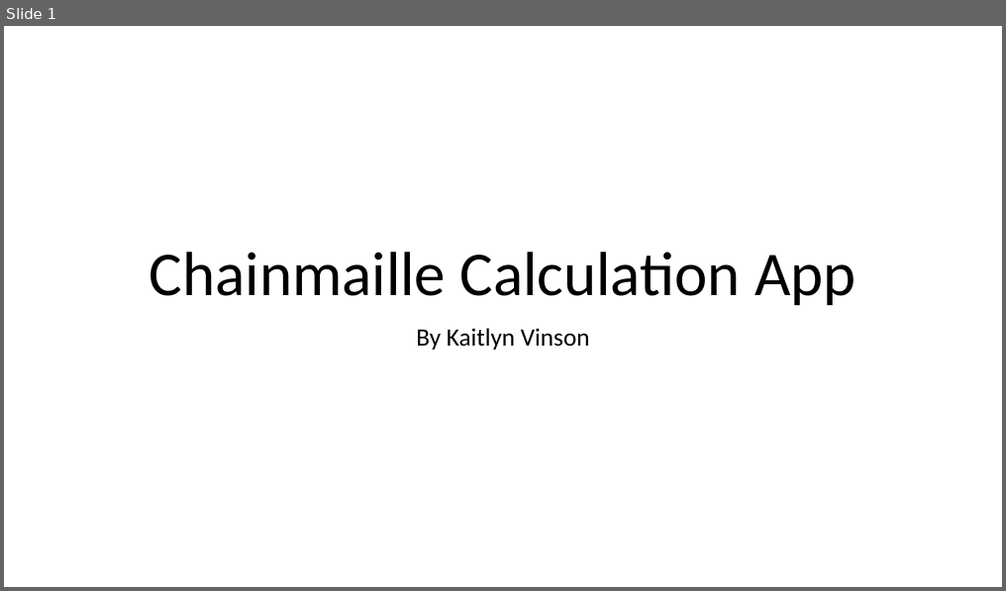
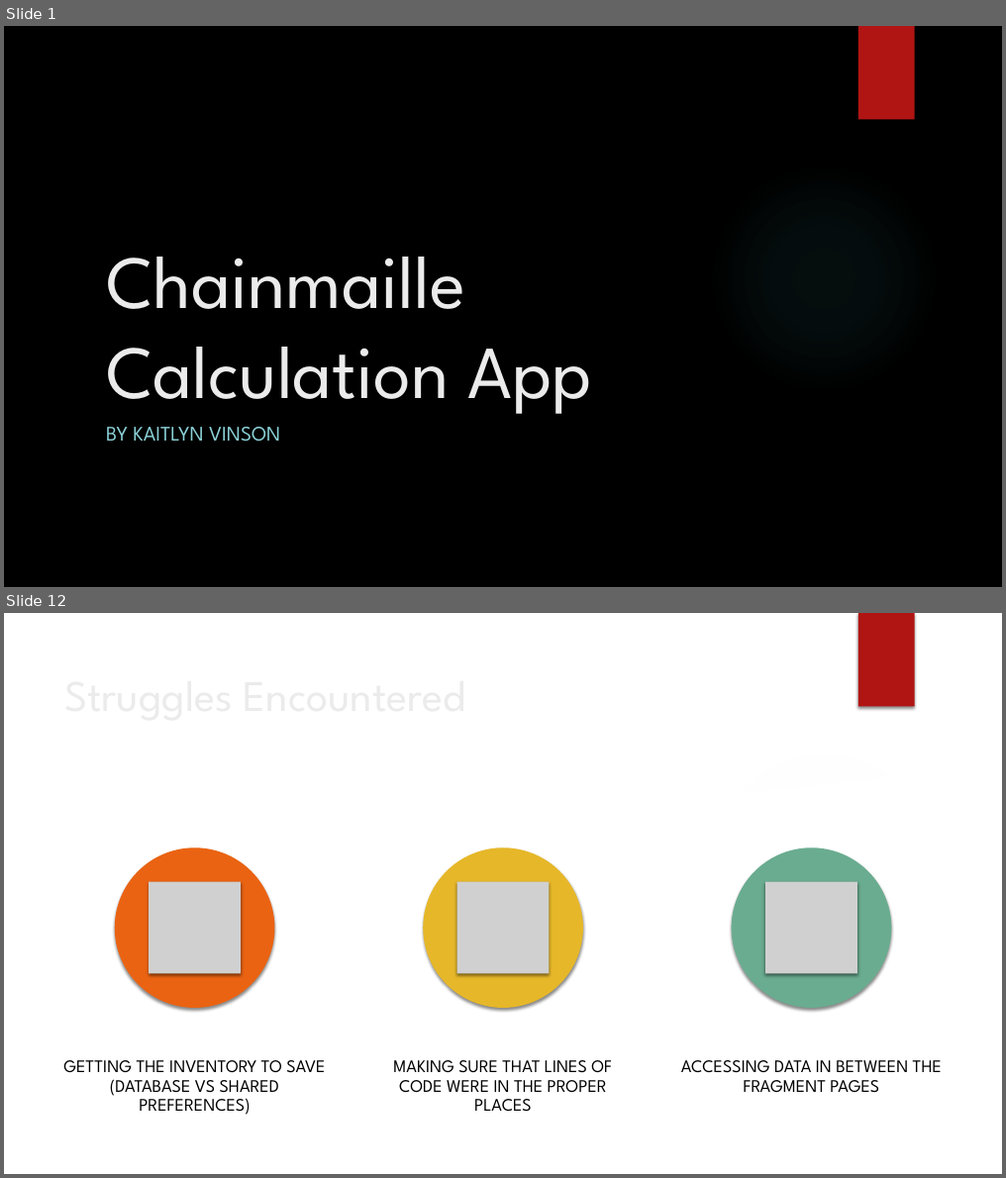
Before and after one commit to kate199696/SeniorProject, a slide deck: presentation/designpres.pptx. Shown one above the other, each under a label of ours: slide 1 before the commit, slides 1 and 12 after it; the slides between them are not shown. The pictures are 1006x591 and 1006x1178 pixels, drawn with LibreOffice and Linux fonts; fonts in the diff are those of the drawing; grey boxes stand for pictures; background and template pictures are left out. Boxes give left, top, right and bottom in pixels: in the first picture for what was removed or moved away, otherwise in the second. Text is boxed around its words. In the diff, an @@ line names an element or a change of style, - is before the commit and + after.

```diff
--- a/presentation/designpres.pptx
+++ b/presentation/designpres.pptx
@@ slide 12 added at (4, 613, 1002, 1174), background picture (left out) @@
@@ rectangle added at (858, 613, 915, 707), fill #B01513 @@
@@ title added at (57, 664, 815, 748), 42 pt, text #EBEBEB @@
+Struggles Encountered
@@ freeform shape added at (4, 758, 1002, 1174), fill #FFFFFF @@
@@ ellipse added at (709, 750, 939, 980), fill gradient #F3F3F3 @@
@@ freeform shape added at (718, 733, 1002, 800), fill #FFFFFF at 20% opacity @@
@@ group added at (63, 848, 942, 1115): 3 ellipses, 3 pictures, 3 texts @@
+GETTING THE INVENTORY TO SAVE (DATABASE VS SHARED PREFERENCES)
+MAKING SURE THAT LINES OF CODE WERE IN THE PROPER PLACES
+ACCESSING DATA IN BETWEEN THE FRAGMENT PAGES
@@ slide 1 changed as well @@
@@ background #FFFFFF to picture (left out) @@
@@ rectangle added at (858, 26, 915, 120), fill #B01513 @@
@@ title "Chainmaille Calculation App": place and size @@
-title "Chainmaille Calculation App" at (150, 252, 856, 305)
+title "Chainmaille Calculation App" at (106, 257, 591, 414)
@@ title "Chainmaille Calculation App" at (106, 257, 591, 414): size 60 to 72 pt, font Calibri to League Spartan, text colour #000000 to #EBEBEB; alignment centre to left; line spacing 0.9 to 1 @@
@@ ellipse added at (709, 163, 939, 393), fill gradient #50B9C1 @@
@@ subtitle at (106, 427, 280, 442): text changed; size 24 to 20 pt; font Calibri to League Spartan; text colour #000000 to #8AD0D6 @@
-By Kaitlyn Vinson
+BY KAITLYN VINSON
```
Also in this commit, not shown: 10 other slides changed, 2 other slides added, 3 other files.
